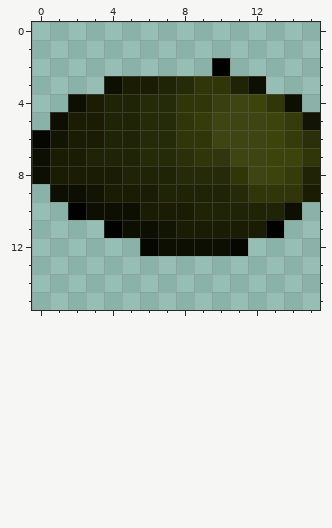
One commit to this pixel-art sprite: res/nutrient_clods.png. This is how it looked before the edit.
The file is 16x16 pixels. Colours within 5 levels of each other are drawn and written as one.
The result:
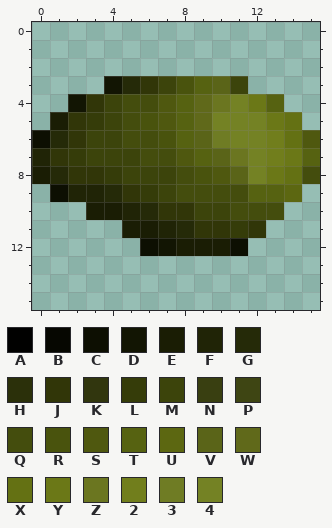
Palette (. is transparent): A #010100  B #060701  C #0d0f02  D #121503  E #1a1d04  F #202406  G #252a08  H #2b300a  J #313608  K #31360e  L #353c09  M #3c440b  N #393f11  P #3e4513  Q #444d0d  R #49530d  S #4f580f  T #566211  U #5c6711  V #5a6418  W #60691a  X #647113  Y #6b7817  Z #6b7620  2 #717e1c  3 #6f7c24  4 #748224
From old to new:
Changed rows in their new state; - is an unchanged pixel.
first column x 0:
 2 ----------.-----
 3 ----DGJMRTVM.---
 4 --DJMQQSTWZ4YT.-
 5 -EJLMQRSTW444YX.
 6 CGJMMQQRTV3442XS
 7 FJLMMMQQSTVZ42YT
 8 EGJJLMMMQRSV4YXQ
 9 --FFGJLMQQQQTTU.
10 --.EEFGJJMMQQQ.-
11 ----.EEFGJJLJ.--
12 ------CDEEEC----
Pixel boxes of the changes (left, top, right, bottom) in both pictures:
changed: (32, 58, 320, 256)
